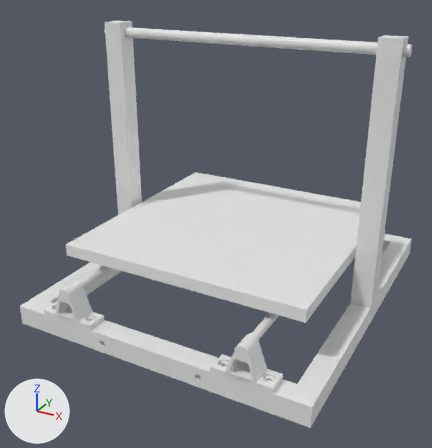
Before and after pictures for a commit that changed the Blender file CNC-MILLER.blend.
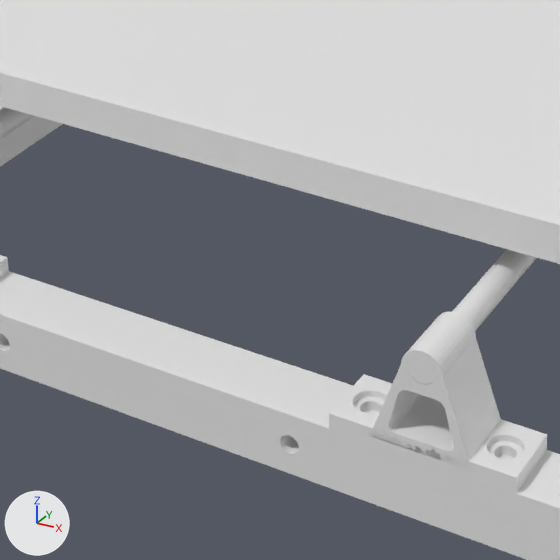
Each version is shown whole from a camera (50 mm lens) standing at (51.8, -103.6, 63.4) and looking at (-1.8, -6.1, 14.6), then close up on the part from 23% to 66% of the width and 51% to 93% of the height. The lights are fixed; the arrows at lower left show +X, +Y and +Z.
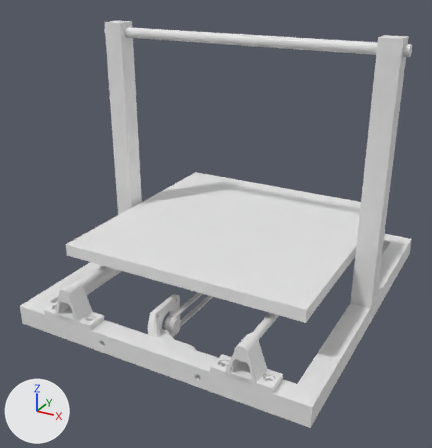
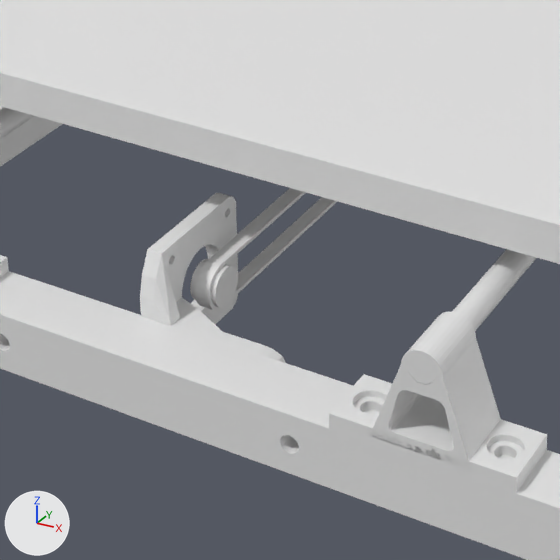
What differs and where, as boxes (x1, y1, x2, y2) in the close-ups (560 x 560 px):
'Cube.003', added
    after: (140, 193, 286, 363)
'Circle', added
    after: (195, 188, 338, 311)
'Cylinder.002', added
    after: (190, 259, 238, 308)

Diff of the bpy script that builds the scene:
```diff
--- a/CNC-MILLER.blend.py
+++ b/CNC-MILLER.blend.py
@@ me_circle @@
+me_circle.from_pydata(...)  # 128 vertices, 128 faces; spans x -1.2..1.2, y -1.2..42.0, z -1.0..0.0
@@ me_cube_003 @@
+me_cube_003.from_pydata(...)  # 1041 vertices, 742 faces; spans x -5.1..4.1, y -4.1..4.1, z -0.5..9.1
@@ ob_circle @@
+ob_circle = bpy.data.objects.new('Circle', me_circle)
+ob_circle.location = (0.0, -25.0, 2.0)
+ob_circle.rotation_euler = (0.0, 1.571, 0.0)  # degrees (0, 90, 0)
+ob_circle.scale = (1.3, 1.3, 1.0)
@@ ob_cylinder_002 @@
+ob_cylinder_002 = bpy.data.objects.new('Cylinder.002', me_cylinder_001.copy())  # the mesh of ob_cylinder_001
+ob_cylinder_002.location = (-0.6, -25.0, 2.0)
+ob_cylinder_002.rotation_euler = (0.0, 1.571, 0.0)  # degrees (0, 90, 0)
+ob_cylinder_002.scale = (1.3, 1.3, 0.9)
@@ ob_cube_003 @@
+ob_cube_003 = bpy.data.objects.new('Cube.003', me_cube_003)
+ob_cube_003.location = (-2.0, -25.0, 2.0)
+ob_cube_003.rotation_euler = (1.571, 0.0, 1.571)  # degrees (90, 0, 90)
```
